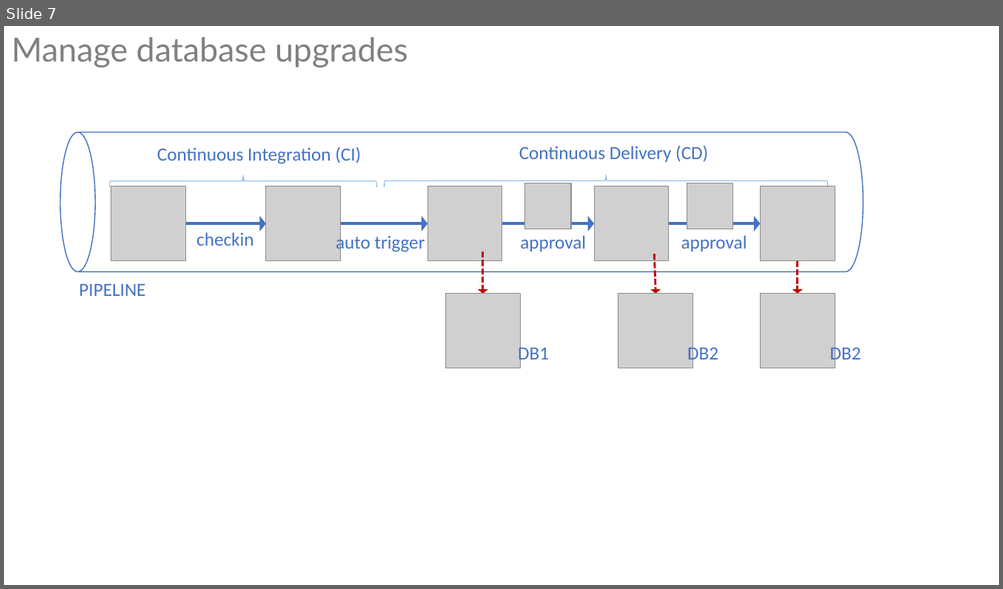
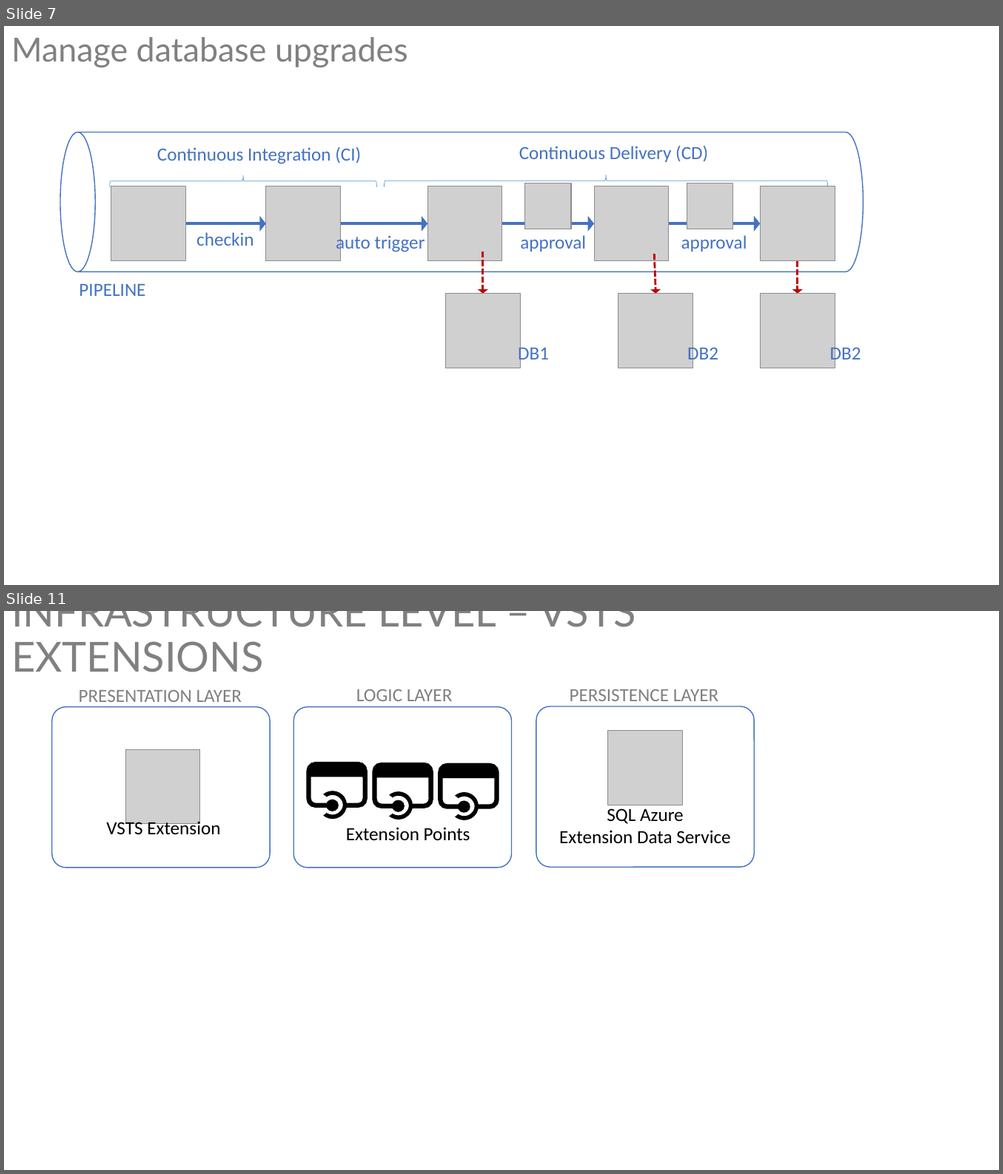
Before and after one commit to ALM-Rangers/Guidance, a slide deck: src/DevOps/Illustrations.pptx. Shown one above the other, each under a label of ours: slide 7 before the commit, slides 7 and 11 after it; the slides between them are not shown. The pictures are 1003x589 and 1003x1174 pixels, drawn with LibreOffice and Linux fonts; fonts in the diff are those of the drawing; grey boxes stand for pictures. Boxes give left, top, right and bottom in pixels: in the first picture for what was removed or moved away, otherwise in the second. Text is boxed around its words. In the diff, an @@ line names an element or a change of style, - is before the commit and + after.

Commit message:
Add images for "rings"

```diff
--- a/src/DevOps/Illustrations.pptx
+++ b/src/DevOps/Illustrations.pptx
@@ slide 11 added at <box>4,611,999,1170</box>, background #FFFFFF @@
@@ title added at <box>11,611,636,672</box>, 40 pt, text #808080 @@
+INFRASTRUCTURE LEVEL – VSTS EXTENSIONS
@@ text added at <box>79,689,242,702</box>, 18 pt, text #808080 @@
+PRESENTATION LAYER
@@ text added at <box>356,689,452,701</box>, 18 pt, text #808080 @@
+LOGIC LAYER
@@ text added at <box>569,689,719,701</box>, 18 pt, text #808080 @@
+PERSISTENCE LAYER
@@ rounded rectangle added at <box>52,707,270,869</box>, fill #FFFFFF, outline #4472C4 1 pt @@
@@ rounded rectangle added at <box>293,707,512,869</box>, fill #FFFFFF, outline #4472C4 1 pt @@
@@ rounded rectangle added at <box>536,706,754,868</box>, fill #FFFFFF, outline #4472C4 1 pt @@
@@ picture added at <box>608,731,683,806</box> @@
@@ picture added at <box>125,750,200,824</box> @@
@@ group added at <box>304,764,365,817</box>: 4 ellipses, 1 rounded rectangle, 1 rectangle @@
@@ group added at <box>371,765,432,817</box>: 4 ellipses, 1 rounded rectangle, 1 rectangle @@
@@ group added at <box>437,766,497,818</box>: 4 ellipses, 1 rounded rectangle, 1 rectangle @@
@@ text added at <box>559,809,730,843</box>, 18 pt, text #000000 @@
+SQL Azure
+Extension Data Service
@@ text added at <box>106,819,220,834</box>, 18 pt, text #000000 @@
+VSTS Extension
@@ text added at <box>346,827,470,841</box>, 18 pt, text #000000 @@
+Extension Points
```
Also in this commit, not shown: 3 other slides added.
